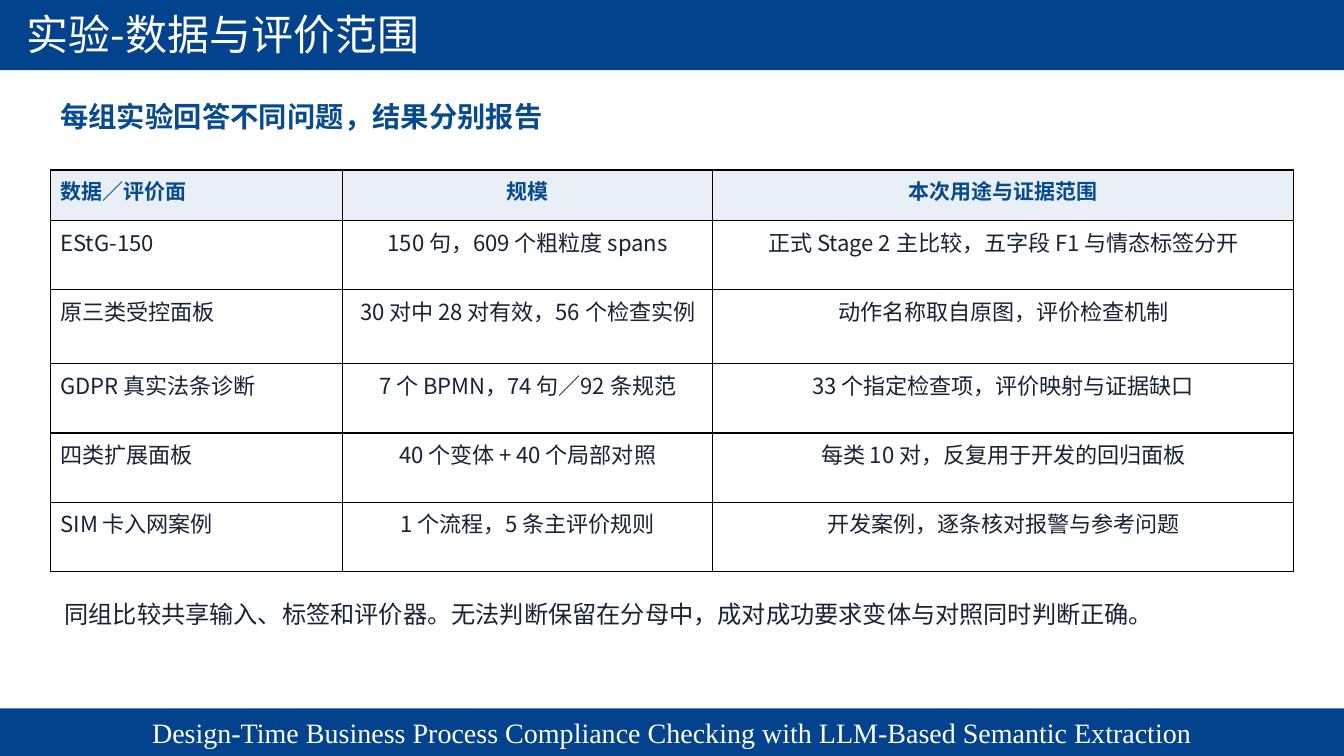
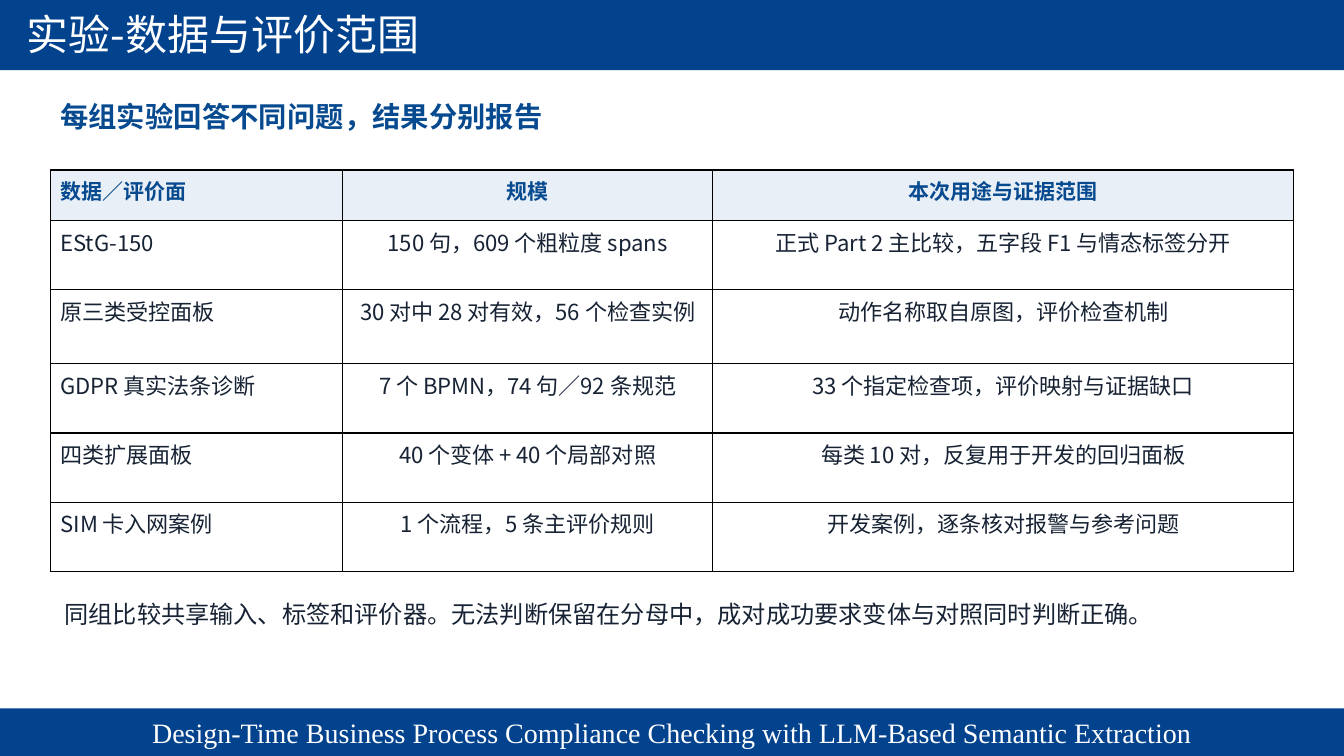
Before and after one commit to chaos-66/LLM4BPC, a slide deck: slide 19 of formal_experiment/paper/presentations/LLM4BPC_Semantic_Extraction_Revised.pptx. Drawn at 1344x756 pixels with LibreOffice and Linux fonts; fonts in the diff are those of the drawing; background and template pictures are left out. Boxes give left, top, right and bottom in pixels: in the first picture for what was removed or moved away, otherwise in the second. Text is boxed around its words. In the diff, an @@ line names an element or a change of style, - is before the commit and + after.

Commit message:
PW3/PW5 checkpoint: unify Part names and verify parallel inputs

```diff
--- a/formal_experiment/paper/presentations/LLM4BPC_Semantic_Extraction_Revised.pptx
+++ b/formal_experiment/paper/presentations/LLM4BPC_Semantic_Extraction_Revised.pptx
@@ table at [50, 170, 1295, 568] @@
-row 2, column 3: 正式 Stage 2 主比较，五字段 F1 与情态标签分开
+row 2, column 3: 正式 Part 2 主比较，五字段 F1 与情态标签分开
```
Also in this commit, not shown: 19 other slides changed, 53 other files.
